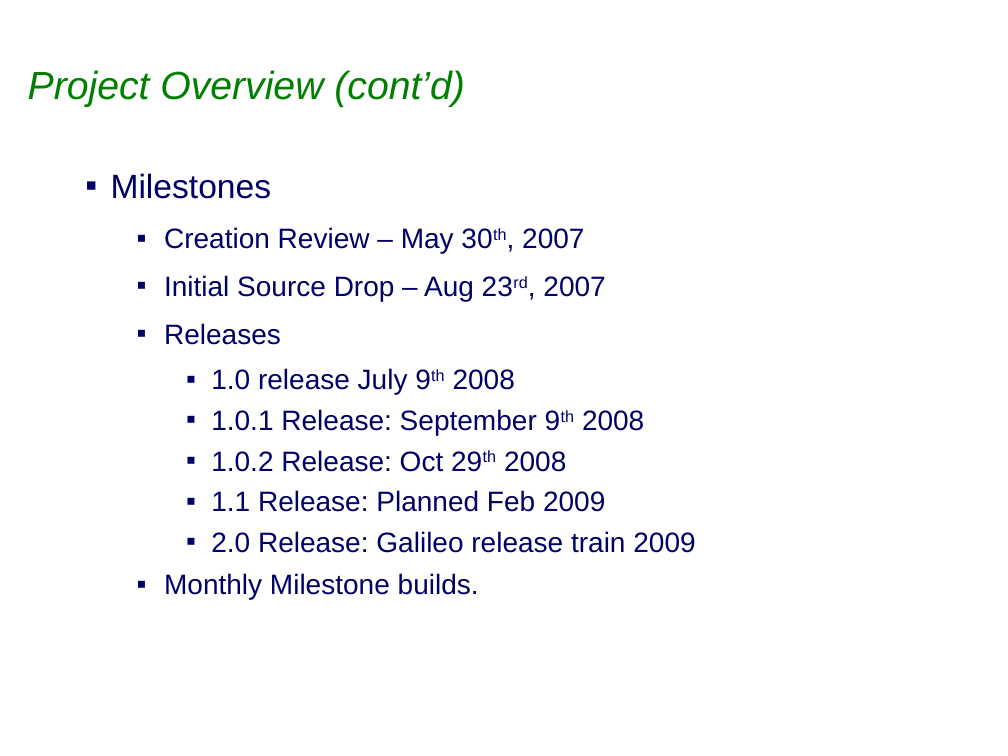
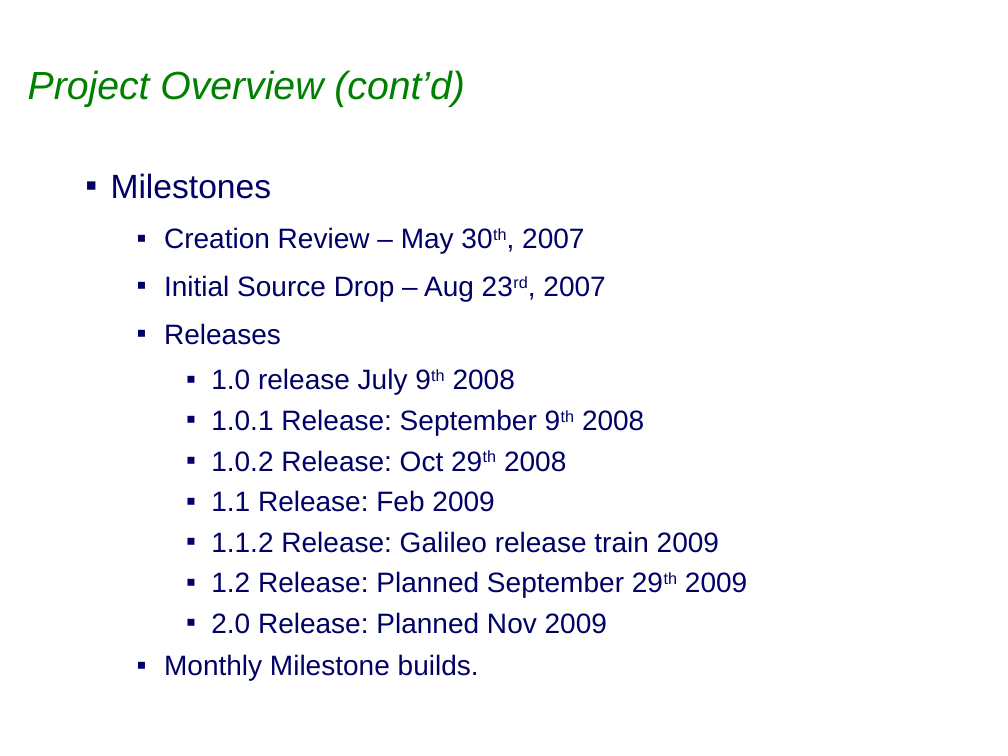
Before and after one commit to eclipse-ee4j/eclipselink, a slide deck: slide 4 of project-admin/Eclipselink_1.2.0_Release_Review.ppt. Drawn at 1008x756 pixels with LibreOffice and Linux fonts; fonts in the diff are those of the drawing; background and template pictures are left out. Boxes give left, top, right and bottom in pixels: in the first picture for what was removed or moved away, otherwise in the second. Text is boxed around its words. In the diff, an @@ line names an element or a change of style, - is before the commit and + after.

```diff
--- a/project-admin/Eclipselink_1.2.0_Release_Review.ppt
+++ b/project-admin/Eclipselink_1.2.0_Release_Review.ppt
@@ text at <box>211,490,747,634</box>: text changed @@
-    ▪ 1.1 Release: Planned Feb 2009
-    ▪ 2.0 Release: Galileo release train 2009
+    ▪ 1.1 Release: Feb 2009
+    ▪ 1.1.2 Release: Galileo release train 2009
+    ▪ 1.2 Release: Planned September 29th 2009
+    ▪ 2.0 Release: Planned Nov 2009
```
Also in this commit, not shown: 5 other slides changed, 1 slide removed.
